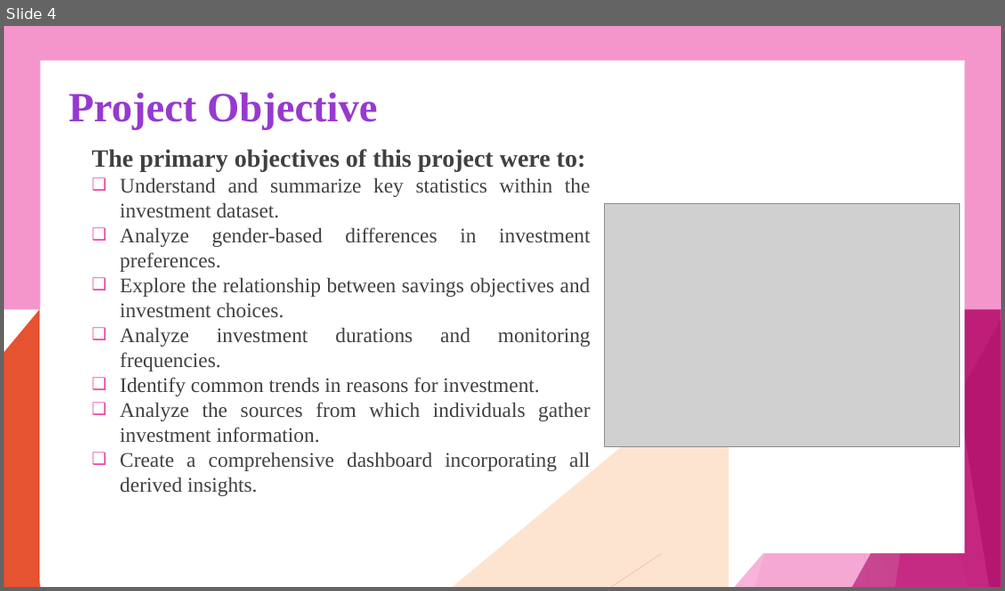
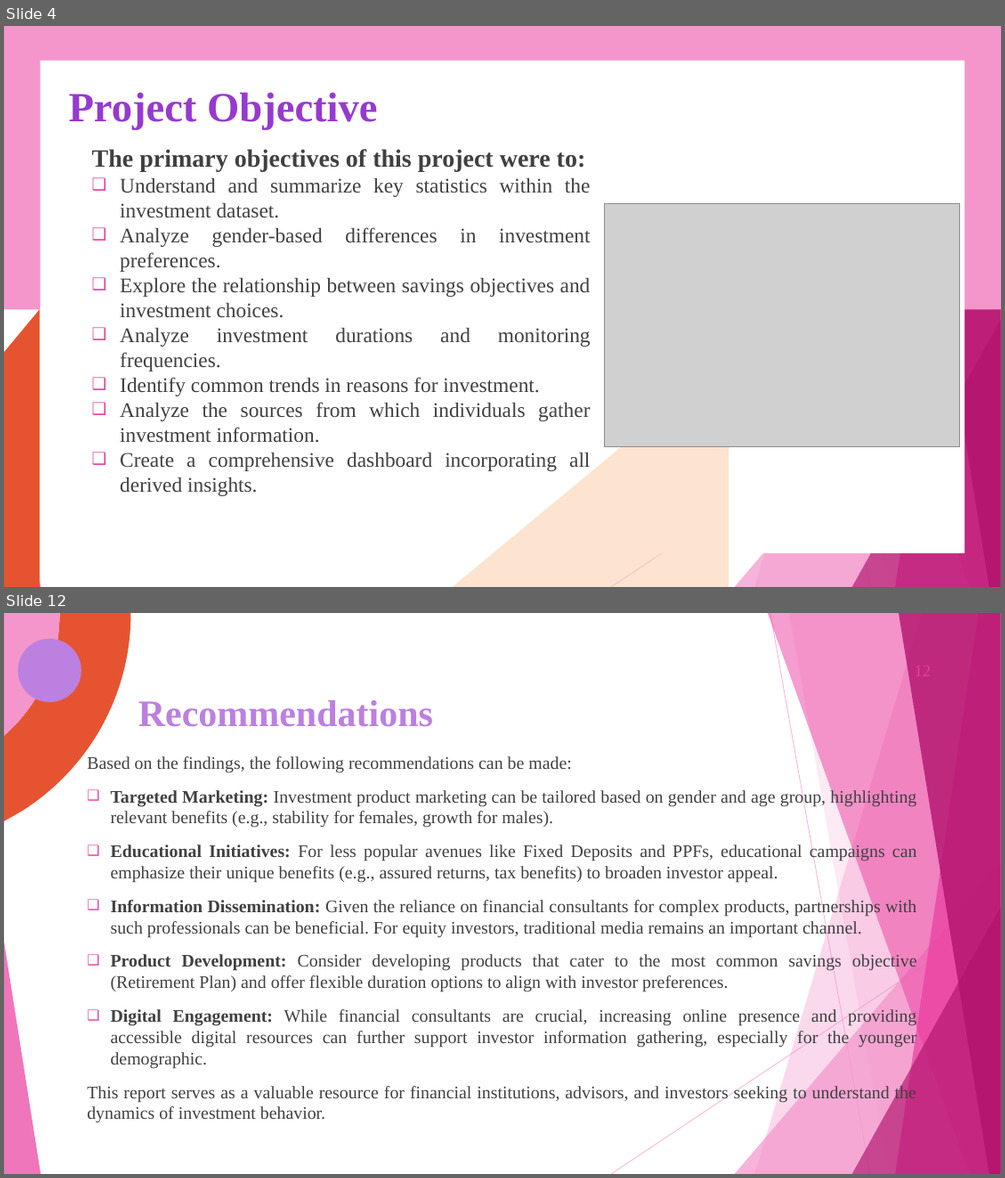
Before and after one commit to Paromita23/InLighn_Tech_Internship, a slide deck: PROJECT REPORT/Investment Analysis using POWER BI project Report.pptx. Shown one above the other, each under a label of ours: slide 4 before the commit, slides 4 and 12 after it; the slides between them are not shown. The pictures are 1005x591 and 1005x1178 pixels, drawn with LibreOffice and Linux fonts; fonts in the diff are those of the drawing; grey boxes stand for pictures. Boxes give left, top, right and bottom in pixels: in the first picture for what was removed or moved away, otherwise in the second. Text is boxed around its words. In the diff, an @@ line names an element or a change of style, - is before the commit and + after.

```diff
--- a/PROJECT REPORT/Investment Analysis using POWER BI project Report.pptx
+++ b/PROJECT REPORT/Investment Analysis using POWER BI project Report.pptx
@@ slide 12 added at [4,613,1001,1174], background #FFFFFF; not listed: 10 template elements that a slide beside it also shows @@
@@ freeform shape added at [4,613,131,821], fill #E65331 @@
@@ freeform shape added at [4,613,60,736], fill #F496CB @@
@@ freeform shape added at [18,639,81,702], fill #BC80E0 @@
@@ title added at [138,700,433,727], 36 pt, text #BC80E0, bold @@
+Recommendations
@@ text added at [87,756,917,1123], 17 pt, text #404040 @@
+Based on the findings, the following recommendations can be made:
+❑ Targeted Marketing: Investment product marketing can be tailored based on gender and age group, highlighting relevant benefits (e.g., stability for females, growth for males).
+❑ Educational Initiatives: For less popular avenues like Fixed Deposits and PPFs, educational campaigns can emphasize their unique benefits (e.g., assured returns, tax benefits) to broaden investor appeal.
+❑ Information Dissemination: Given the reliance on financial consultants for complex products, partnerships with such professionals can be beneficial. For equity investors, traditional media remains an important channel.
+❑ Product Development: Consider developing products that cater to the most common savings objective (Retirement Plan) and offer flexible duration options to align with investor preferences.
+❑ Digital Engagement: While financial consultants are crucial, increasing online presence and providing accessible digital resources can further support investor information gathering, especially for the younger demographic.
+This report serves as a valuable resource for financial institutions, advisors, and investors seeking to understand the dynamics of investment behavior.
```
Also in this commit, not shown: 1 slide changed, 7 other slides added, 8 slides removed.
